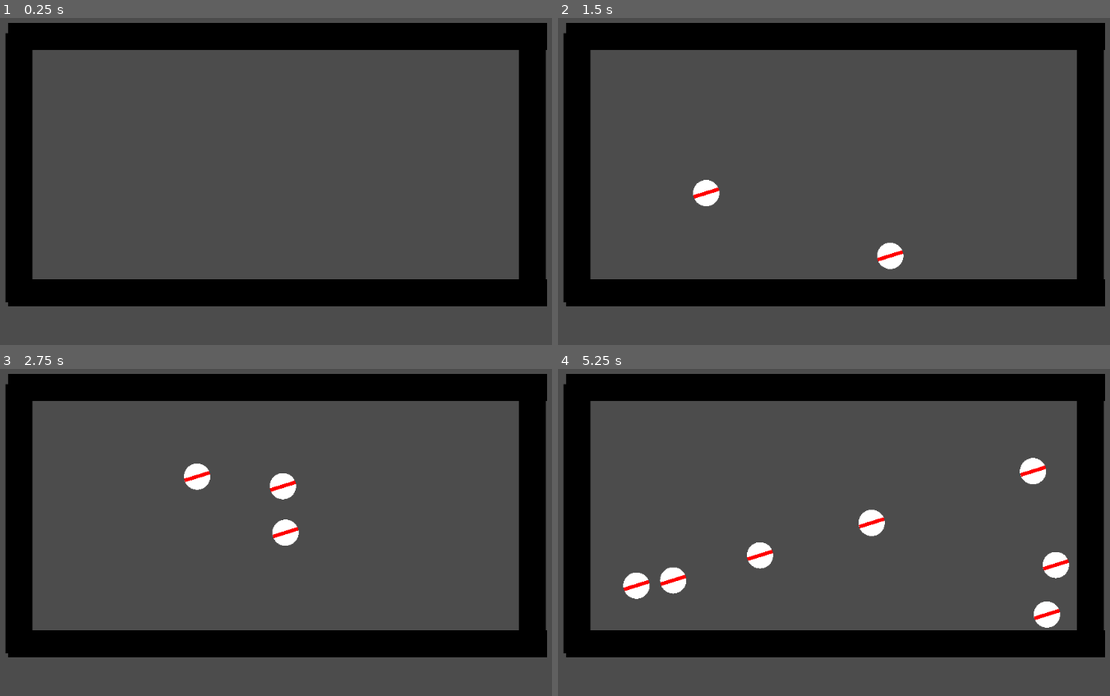
Above: before the commit, frames 1-4 (two rows, left to right).
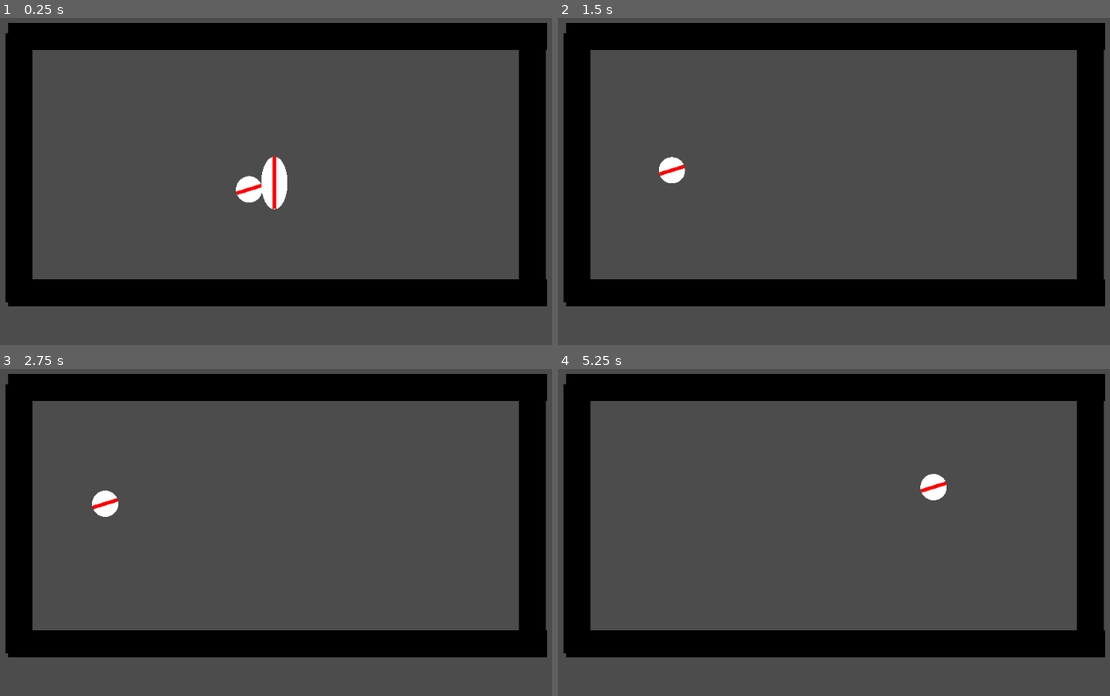
Above: after the commit, the same moments.

Repository: xBLACKxSNAKEx/Pang
Game: Godot game, scene res://Scenes/Game.tscn
Same seed, same stepped clock (60 frames per second), same inputs: the game is played once before the commit and once after it.
Inputs (mouse positions are in pixels of both pictures, inside the frame that each line leads up to):
- Up to frame 1 (0.25 s): no input
- Up to frame 2 (1.5 s): move the mouse to (977, 145) at 0.52 s; hold Up (ui_up) 0.53-1.28 s; hold Right (ui_right) from 0.53 s (still down); click (977, 145) at 0.67 s; move the mouse to (701, 184) at 1.27 s; tap Up (ui_up) at 1.35 s; click (701, 184) at 1.42 s
- Up to frame 3 (2.75 s): tap Up (ui_up) at 1.52, 1.82 s; move the mouse to (342, 431) at 2.02 s; release Right (ui_right) at 2.03 s; hold Left (ui_left) from 2.03 s (still down); hold Up (ui_up) from 2.03 s (still down); click (342, 431) at 2.17 s
- Up to frame 4 (5.25 s): move the mouse to (800, 594) at 2.77 s; release Left (ui_left) at 2.78 s; release Up (ui_up) at 2.78 s; hold Right (ui_right) 2.78-4.28 s; tap Up (ui_up) at 2.85, 3.02, 3.32, 4.35, 4.52, 4.82 s; click (800, 594) at 2.92 s; move the mouse to (1027, 575) at 3.52 s; hold Up (ui_up) 3.53-4.28 s; click (1027, 575) at 3.67 s; move the mouse to (635, 460) at 4.27 s; hold Left (ui_left) 4.28-5.03 s; click (635, 460) at 4.42 s; move the mouse to (867, 516) at 5.02 s; hold Right (ui_right) from 5.03 s (still down); hold Up (ui_up) from 5.03 s (still down); click (867, 516) at 5.17 s

The runs differ from the first frame. In frame 1, 0.9% of the frame differs, in the area x 42-53%, y 42-59%; in frame 2, 0.9%; in frame 3, 1.2%; in frame 4, 2.5%, in the area x 11-93%, y 27-80%.

Commit message:
Podstawowy Player Controller

Diff:
--- /dev/null
+++ b/Scenes/Player.tscn
@@ -0,0 +1,20 @@
+[gd_scene load_steps=4 format=2]
+
+[ext_resource path="res://Scripts/Player.gd" type="Script" id=1]
+[ext_resource path="res://Assets/Ball.svg" type="Texture" id=2]
+
+[sub_resource type="CapsuleShape2D" id=2]
+
+[node name="Node2D" type="Node2D"]
+
+[node name="KinematicBody2D" type="KinematicBody2D" parent="."]
+collision_layer = 2
+collision_mask = 2
+script = ExtResource( 1 )
+
+[node name="Collider" type="CollisionShape2D" parent="KinematicBody2D"]
+shape = SubResource( 2 )
+
+[node name="IMG" type="Sprite" parent="KinematicBody2D"]
+scale = Vector2( 0.02, 0.04 )
+texture = ExtResource( 2 )
--- /dev/null
+++ b/Scripts/Player.gd
@@ -0,0 +1,27 @@
+extends KinematicBody2D
+
+const GRAVITY = 200.0
+const WALK_SPEED = 100
+const JUMP = 150
+
+var velocity = Vector2()
+
+func _physics_process(delta):
+	var jump = false
+	velocity.y += delta * GRAVITY
+
+	if Input.is_action_pressed("ui_left"):
+		velocity.x = -WALK_SPEED
+	elif Input.is_action_pressed("ui_right"):
+		velocity.x =  WALK_SPEED
+	else:
+		velocity.x = 0
+
+	move_and_slide(velocity, Vector2(0, -1))
+
+	if Input.is_action_pressed("ui_up"):
+		if is_on_floor() and not jump:
+			velocity.y = -JUMP
+			jump = true
+	move_and_slide(velocity, Vector2(0, -1), true, 4, 0.785398, true)
+	pass
--- a/Scripts/startGame.gd
+++ b/Scripts/startGame.gd
@@ -1,20 +1,24 @@
 extends Node2D
 
 export(PackedScene) var ball_scene = preload("res://Scenes/Ball.tscn")
+export(PackedScene) var player_scene = preload("res://Scenes/Player.tscn")
 
 var rng = RandomNumberGenerator.new()
 
 # Called when the node enters the scene tree for the first time.
 func _ready():
 	rng.randomize()
+	spawn_ball(Vector2(0,0))
+	var instance = player_scene.instance()
+	add_child(instance)
 	pass
 
-func _unhandled_input(event):
-	if event.is_echo():
-		return
-	if event is InputEventMouseButton and event.is_pressed():
-		if event.button_index == BUTTON_LEFT:
-			spawn_ball(get_global_mouse_position())
+#func _unhandled_input(event):
+#	if event.is_echo():
+#		return
+#	if event is InputEventMouseButton and event.is_pressed():
+#		if event.button_index == BUTTON_LEFT:
+#			spawn_ball(get_global_mouse_position())
 
 
 func spawn_ball(spawn_global_position):
